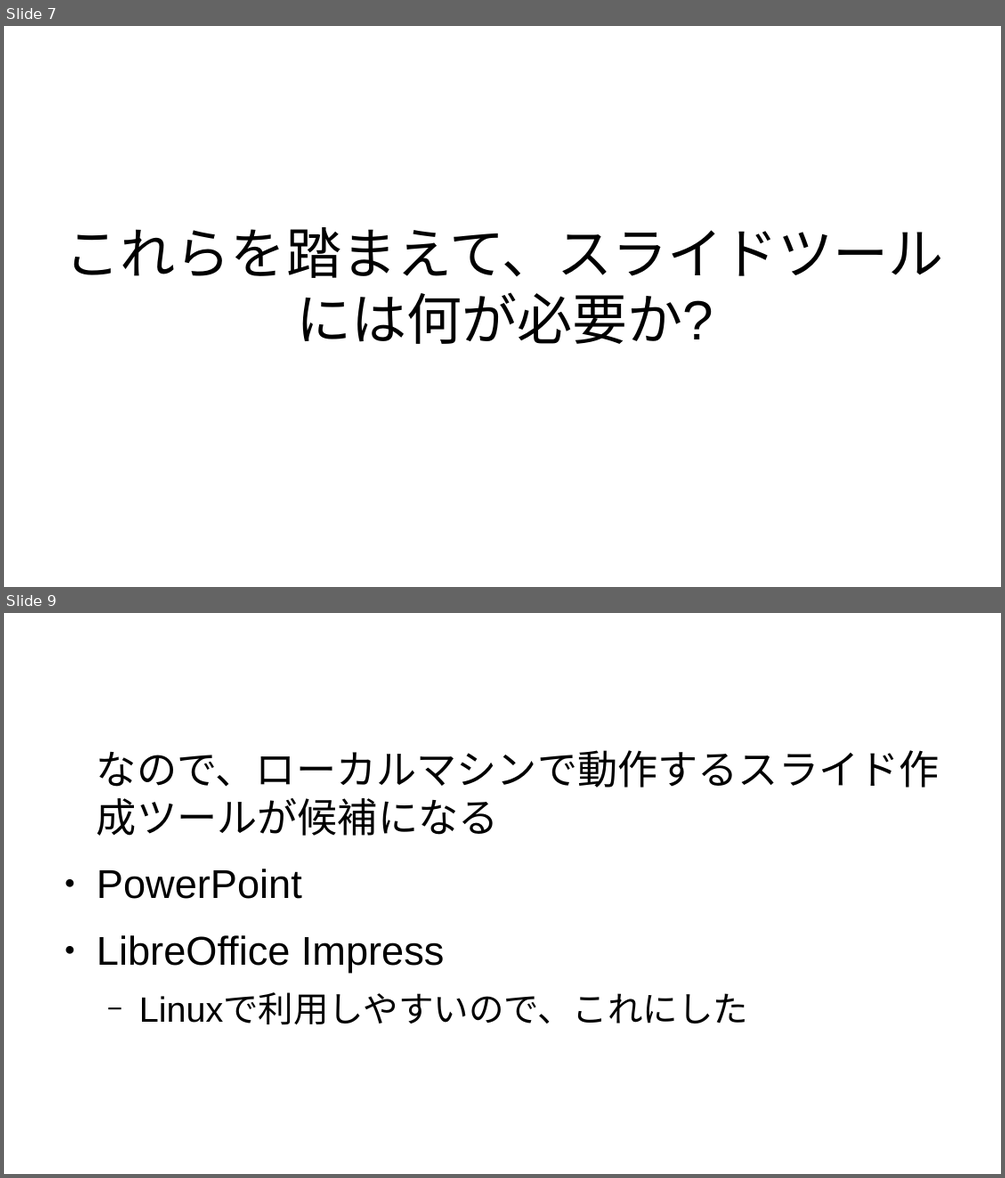
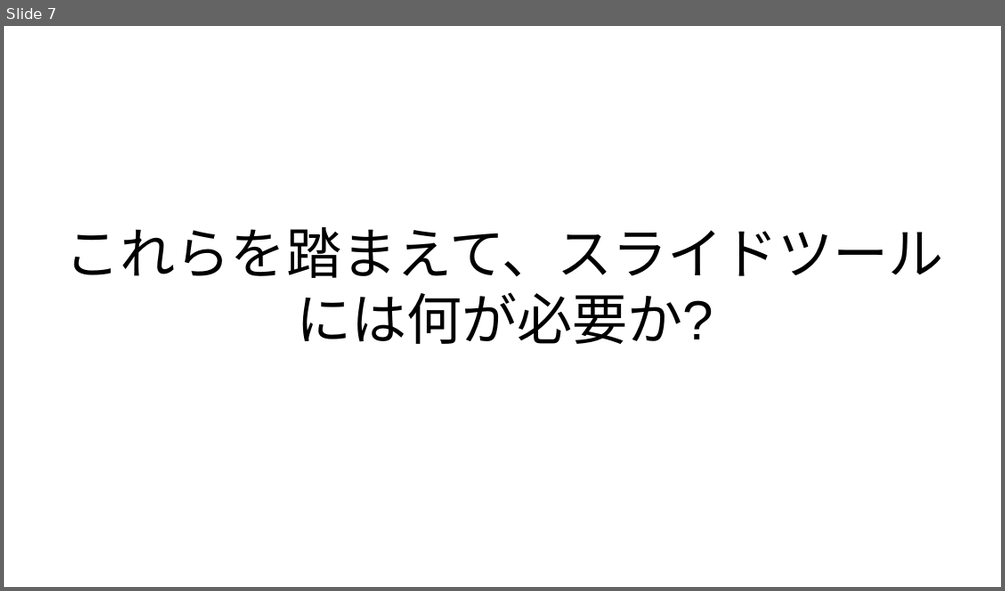
Before and after one commit to kijimaD/roam-ui, a slide deck: pages/pdfs/20250201_slide.odp. Shown one above the other, each under a label of ours: slides 7 and 9 before the commit, slide 7 after it; the slides between them are not shown. The pictures are 1005x1178 and 1005x591 pixels, drawn with LibreOffice and Linux fonts; fonts in the diff are those of the drawing. Boxes give left, top, right and bottom in pixels: in the first picture for what was removed or moved away, otherwise in the second. Text is boxed around its words. In the diff, an @@ line names an element or a change of style, - is before the commit and + after.

```diff
--- a/pages/pdfs/20250201_slide.odp
+++ b/pages/pdfs/20250201_slide.odp
@@ slide 9 removed at <box>4,613,1001,1174</box>, background #FFFFFF @@
@@ text removed at <box>97,750,939,1025</box> @@
-なので、ローカルマシンで動作するスライド作成ツールが候補になる
-● PowerPoint
-● LibreOffice Impress
-  − Linuxで利用しやすいので、これにした
```
Also in this commit, not shown: 9 slides changed, 1 slide added, 1 other slide removed, 2 other files.
